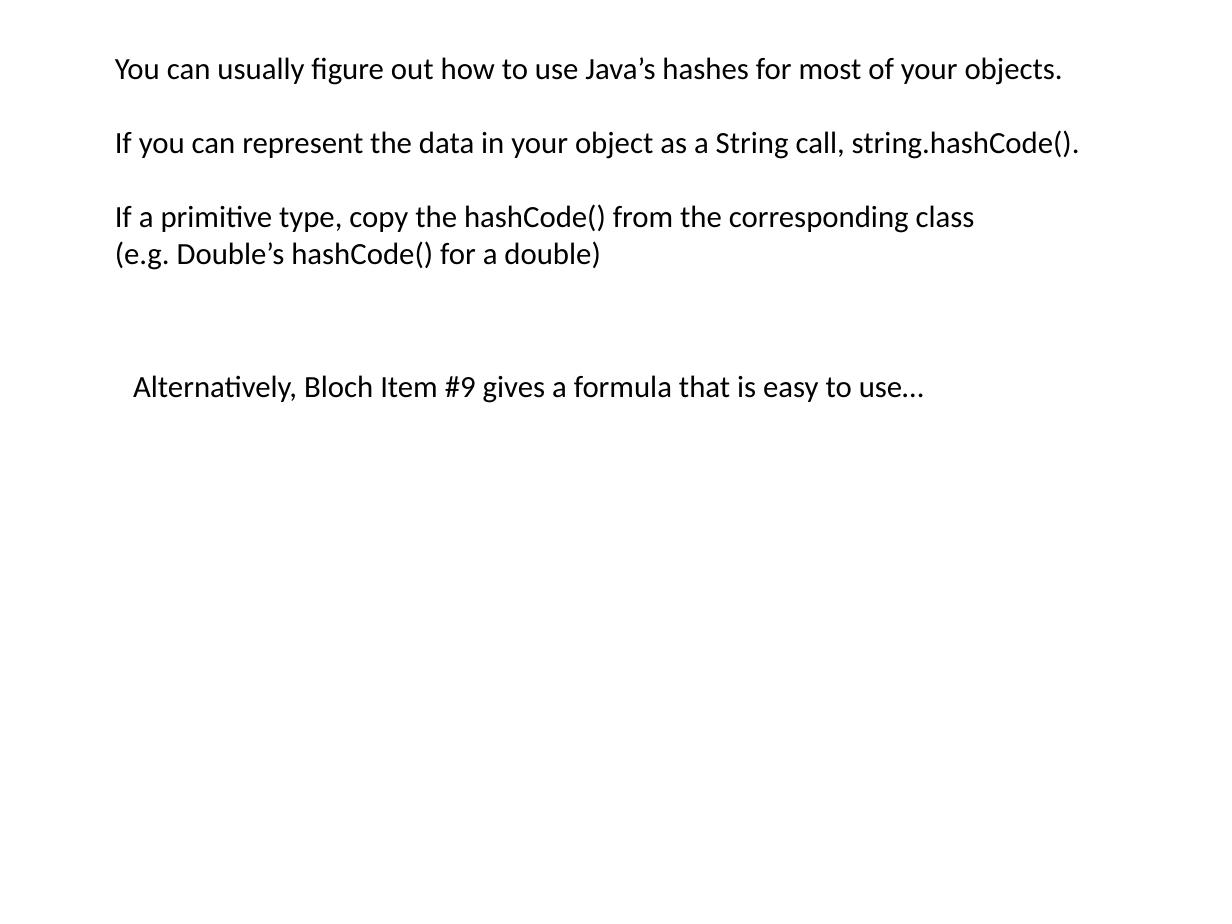
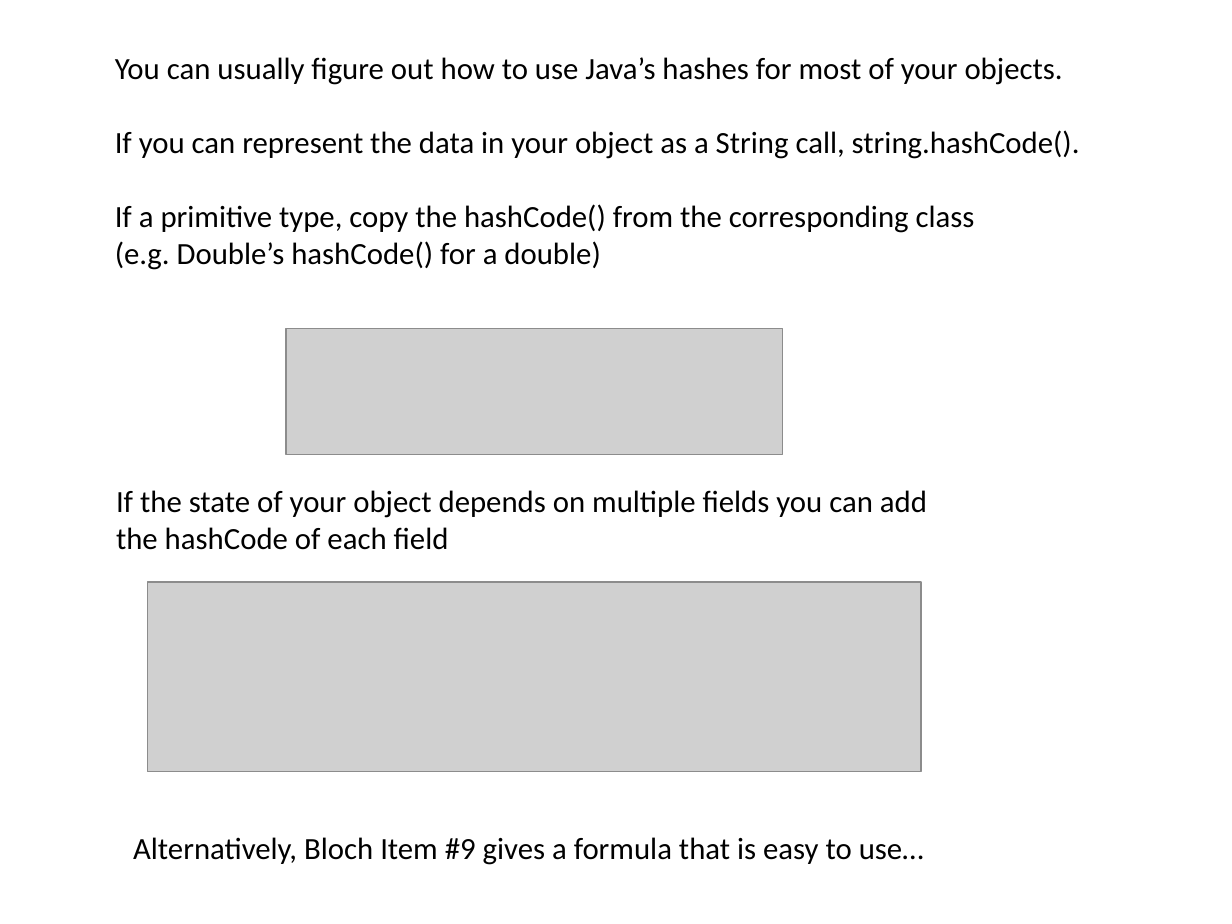
Before and after one commit to afodor/afodor.github.io, a slide deck: slide 44 of classes/prog2017/Prog3-Lecture08.pptx (slide 42 before the commit). Drawn at 1232x924 pixels with LibreOffice and Linux fonts; fonts in the diff are those of the drawing; grey boxes stand for pictures. Boxes give left, top, right and bottom in pixels: in the first picture for what was removed or moved away, otherwise in the second. Text is boxed around its words. In the diff, an @@ line names an element or a change of style, - is before the commit and + after.

Commit message:
example of legal but slow hashCode()

```diff
--- a/classes/prog2017/Prog3-Lecture08.pptx
+++ b/classes/prog2017/Prog3-Lecture08.pptx
@@ picture added at (286, 329, 782, 455) @@
@@ text added at (116, 490, 927, 550), 18 pt, text #000000 @@
+If the state of your object depends on multiple fields you can add
+the hashCode of each field
@@ picture added at (148, 582, 922, 771) @@
@@ text "Alternatively, Bloch Item #9 gives ...": place and size @@
-text "Alternatively, Bloch Item #9 gives ..." at (133, 375, 924, 403)
+text "Alternatively, Bloch Item #9 gives ..." at (133, 837, 924, 865)
```
Also in this commit, not shown: 3 other slides changed, 2 slides added.
